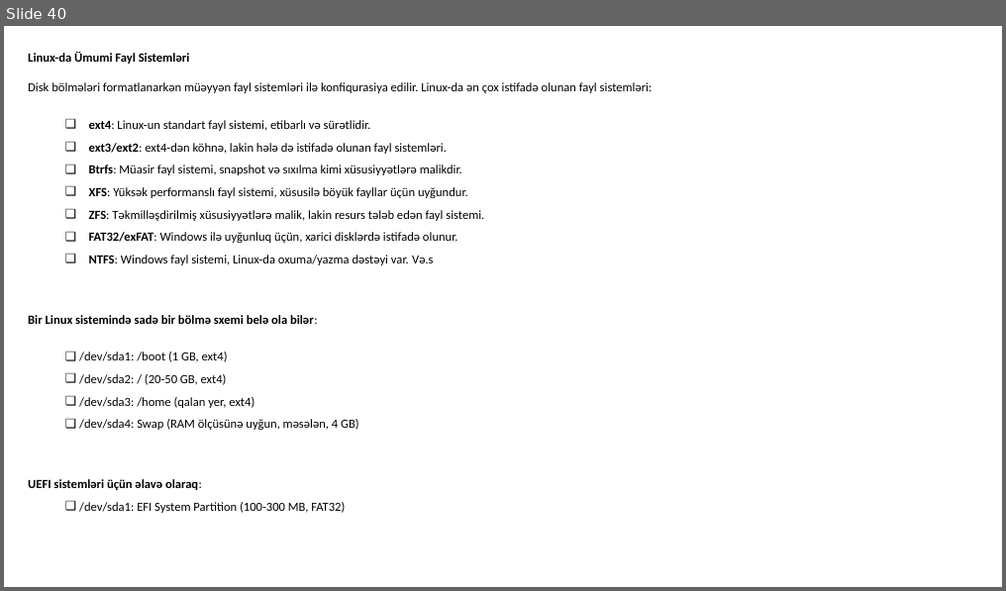
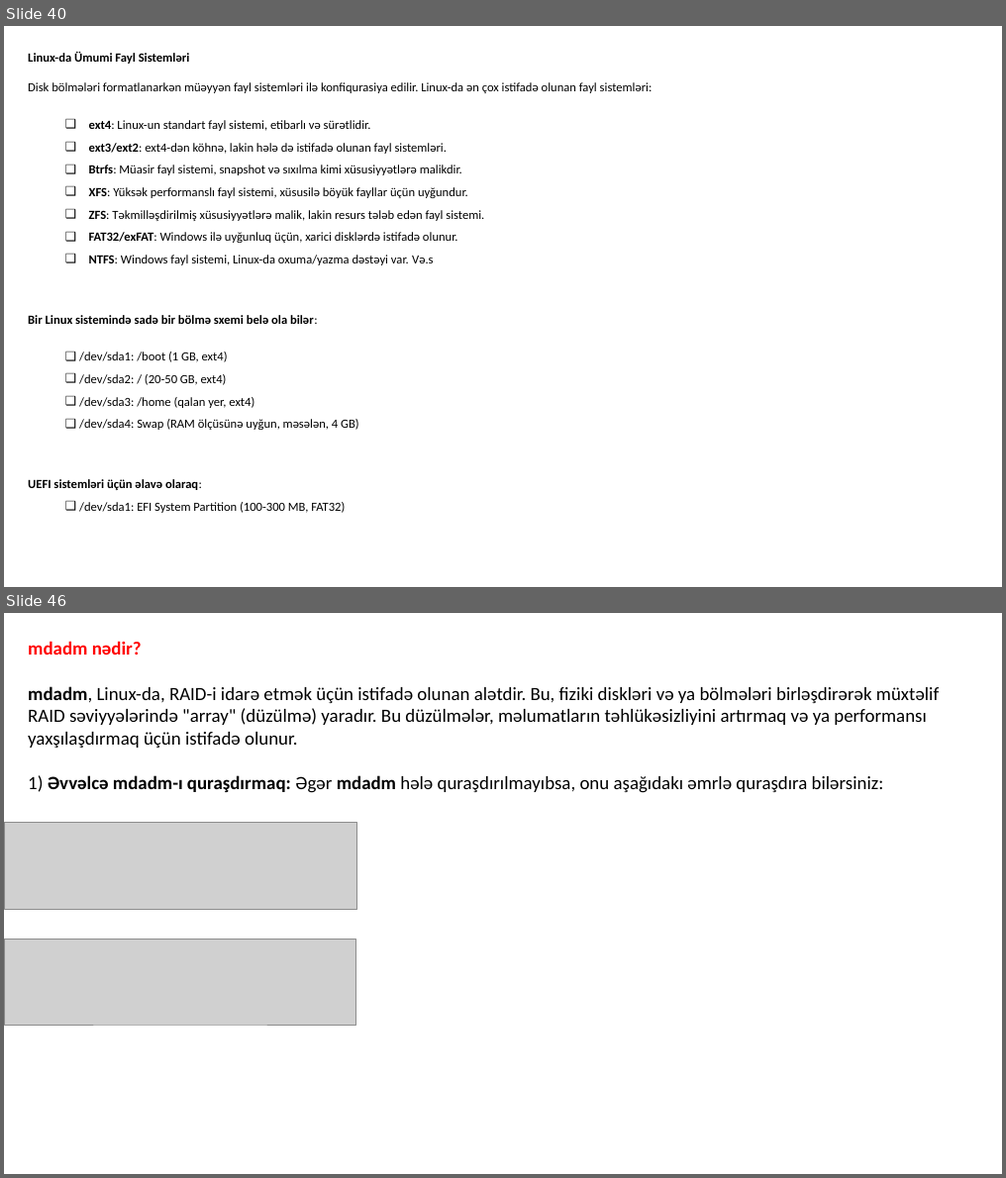
Before and after one commit to codeurient/DevOps, a slide deck: .lessons/1 operating systems/1 linux/1.pptx. Shown one above the other, each under a label of ours: slide 40 before the commit, slides 40 and 46 after it; the slides between them are not shown. The pictures are 1006x591 and 1006x1178 pixels, drawn with LibreOffice and Linux fonts; fonts in the diff are those of the drawing; grey boxes stand for pictures. Boxes give left, top, right and bottom in pixels: in the first picture for what was removed or moved away, otherwise in the second. Text is boxed around its words. In the diff, an @@ line names an element or a change of style, - is before the commit and + after.

Commit message:
mdadm

```diff
--- a/.lessons/1 operating systems/1 linux/1.pptx
+++ b/.lessons/1 operating systems/1 linux/1.pptx
@@ slide 46 added at [4,613,1002,1174], background #FFFFFF @@
@@ text added at [28,641,939,793], 18 pt, text #000000 @@
+mdadm nədir?
+mdadm, Linux-da, RAID-i idarə etmək üçün istifadə olunan alətdir. Bu, fiziki diskləri və ya bölmələri birləşdirərək müxtəlif RAID səviyyələrində "array" (düzülmə) yaradır. Bu düzülmələr, məlumatların təhlükəsizliyini artırmaq və ya performansı yaxşılaşdırmaq üçün istifadə olunur.
+1) Əvvəlcə mdadm-ı quraşdırmaq: Əgər mdadm hələ quraşdırılmayıbsa, onu aşağıdakı əmrlə quraşdıra bilərsiniz:
@@ picture added at [5,822,356,909] @@
@@ picture added at [5,940,355,1026] @@
```
Also in this commit, not shown: 23 other slides added, 1 slide removed.
